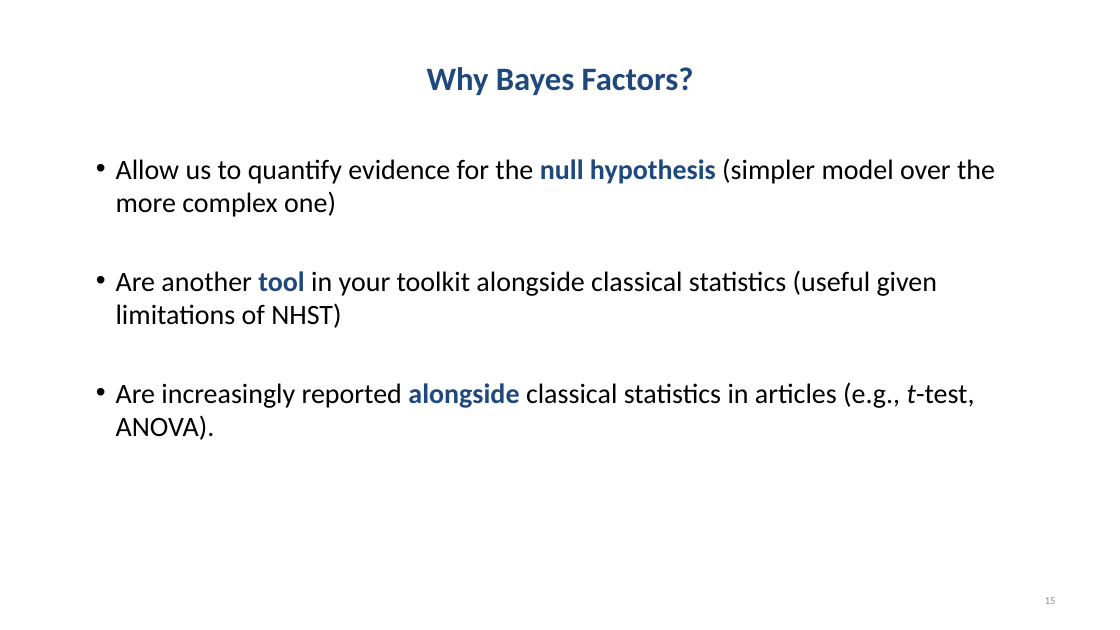
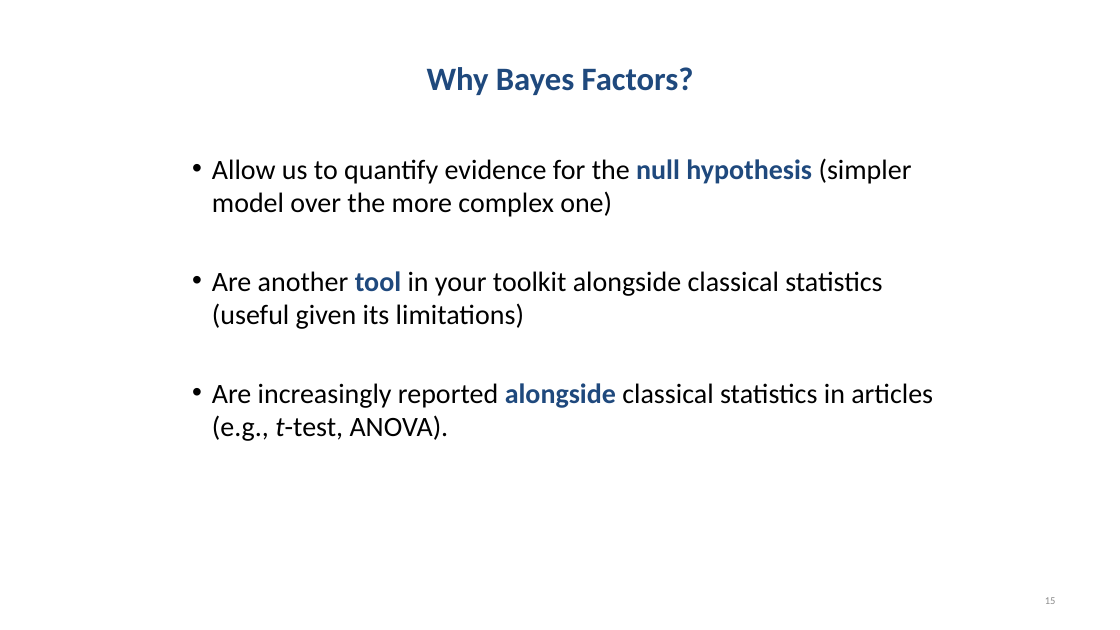
Before and after one commit to chrisjberry/datafluencyCB, a slide deck: slide 15 of slides/PSYC753_Chris2.pptx. Drawn at 1120x630 pixels with LibreOffice and Linux fonts; fonts in the diff are those of the drawing. Boxes give left, top, right and bottom in pixels: in the first picture for what was removed or moved away, otherwise in the second. Text is boxed around its words. In the diff, an @@ line names an element or a change of style, - is before the commit and + after.

```diff
--- a/slides/PSYC753_Chris2.pptx
+++ b/slides/PSYC753_Chris2.pptx
@@ text "Allow us to quantify evidence ..." moved from (x1=116, y1=158, x2=995, y2=440) to (x1=212, y1=158, x2=933, y2=441) @@
@@ text at (x1=212, y1=271, x2=882, y2=329): text changed @@
-  • Are another tool in your toolkit alongside classical statistics (useful given limitations of NHST)
+  • Are another tool in your toolkit alongside classical statistics (useful given its limitations)
```
Also in this commit, not shown: 10 other slides changed.
